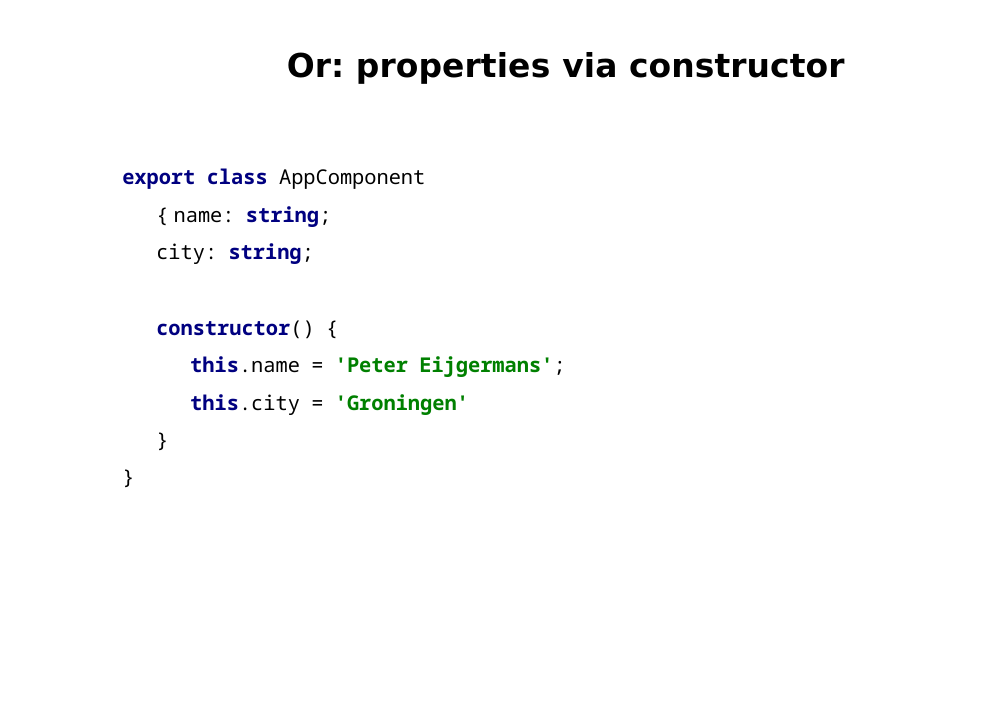
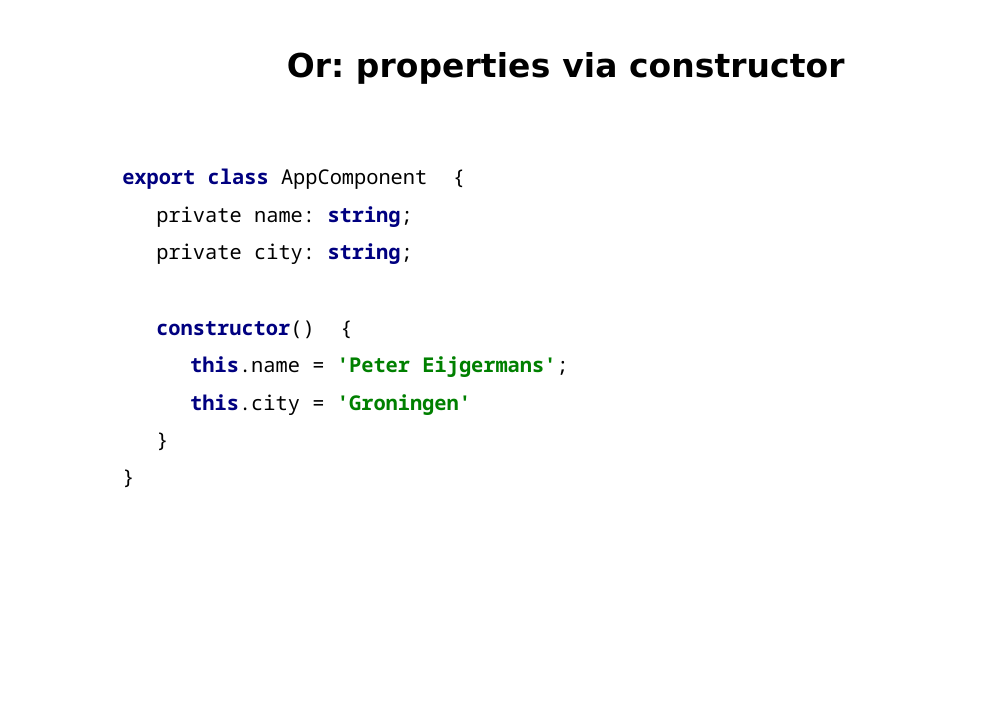
Before and after one commit to petereijgermans11/workshop-angular13, a slide deck: slide 6 of PPT/02- Angular Databinding.pptx. Drawn at 1008x713 pixels with LibreOffice and Linux fonts; fonts in the diff are those of the drawing. Boxes give left, top, right and bottom in pixels: in the first picture for what was removed or moved away, otherwise in the second. Text is boxed around its words. In the diff, an @@ line names an element or a change of style, - is before the commit and + after.

```diff
--- a/PPT/02- Angular Databinding.pptx
+++ b/PPT/02- Angular Databinding.pptx
@@ text at (x1=122, y1=168, x2=427, y2=264): text changed @@
-export class AppComponent { name: string;
-city: string;
+export class AppComponent { private name: string;
+private city: string;
```
Also in this commit, not shown: 13 other slides changed, 1 other file.
